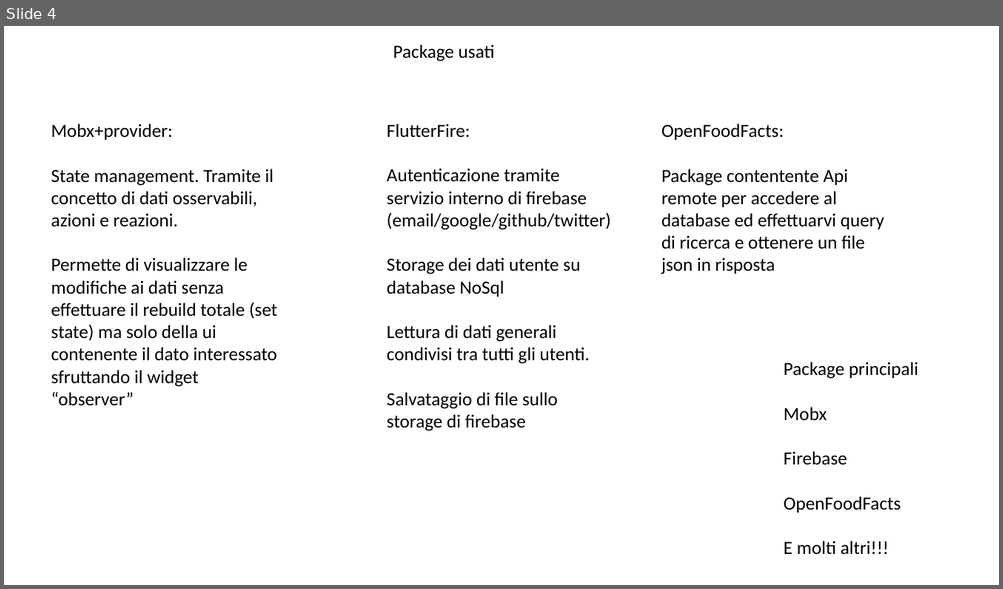
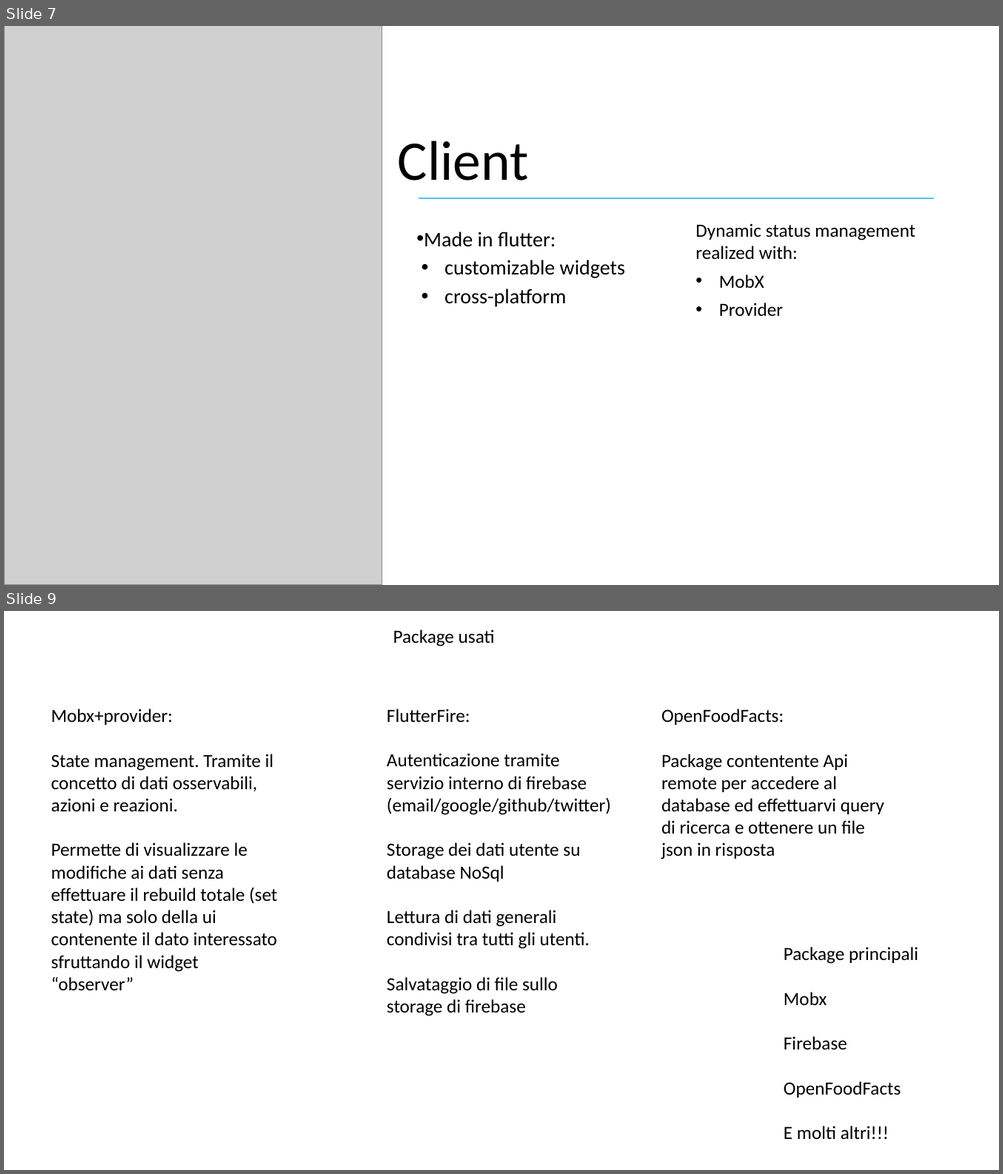
Before and after one commit to Ciuse/Bealthy_app, a slide deck: Presentazione/Presentazione Bealthy.pptx. Shown one above the other, each under a label of ours: slide 4 before the commit, slides 7 and 9 after it; the slides between them are not shown. The pictures are 1003x589 and 1003x1174 pixels, drawn with LibreOffice and Linux fonts; fonts in the diff are those of the drawing; grey boxes stand for pictures. Boxes give left, top, right and bottom in pixels: in the first picture for what was removed or moved away, otherwise in the second. Text is boxed around its words. In the diff, an @@ line names an element or a change of style, - is before the commit and + after.

```diff
--- a/Presentazione/Presentazione Bealthy.pptx
+++ b/Presentazione/Presentazione Bealthy.pptx
@@ slide 7 added at bbox=[4, 26, 999, 585], background #FFFFFF @@
@@ picture added at bbox=[4, 26, 382, 585] @@
@@ text added at bbox=[398, 141, 529, 181], 54 pt, text #000000 @@
+Client
@@ line added from (419, 198) to (933, 198), #4FC6FA 1.5 pt @@
@@ text added at bbox=[695, 224, 915, 316], 18 pt, text #000000 @@
+Dynamic status management realized with:
+• MobX
+• Provider
@@ text added at bbox=[424, 232, 625, 307], 20 pt, text #000000 @@
+• Made in flutter:
+• customizable widgets
+• cross-platform
@@ what was slide 4 is now slide 9 @@
```
Also in this commit, not shown: 2 slides changed, 4 other slides added, 1 slide removed.
